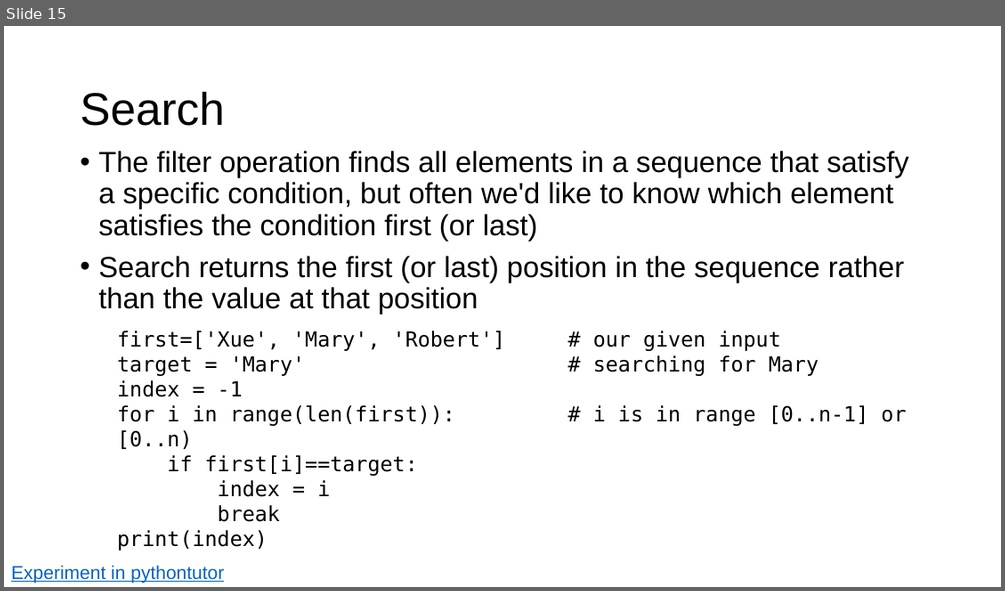
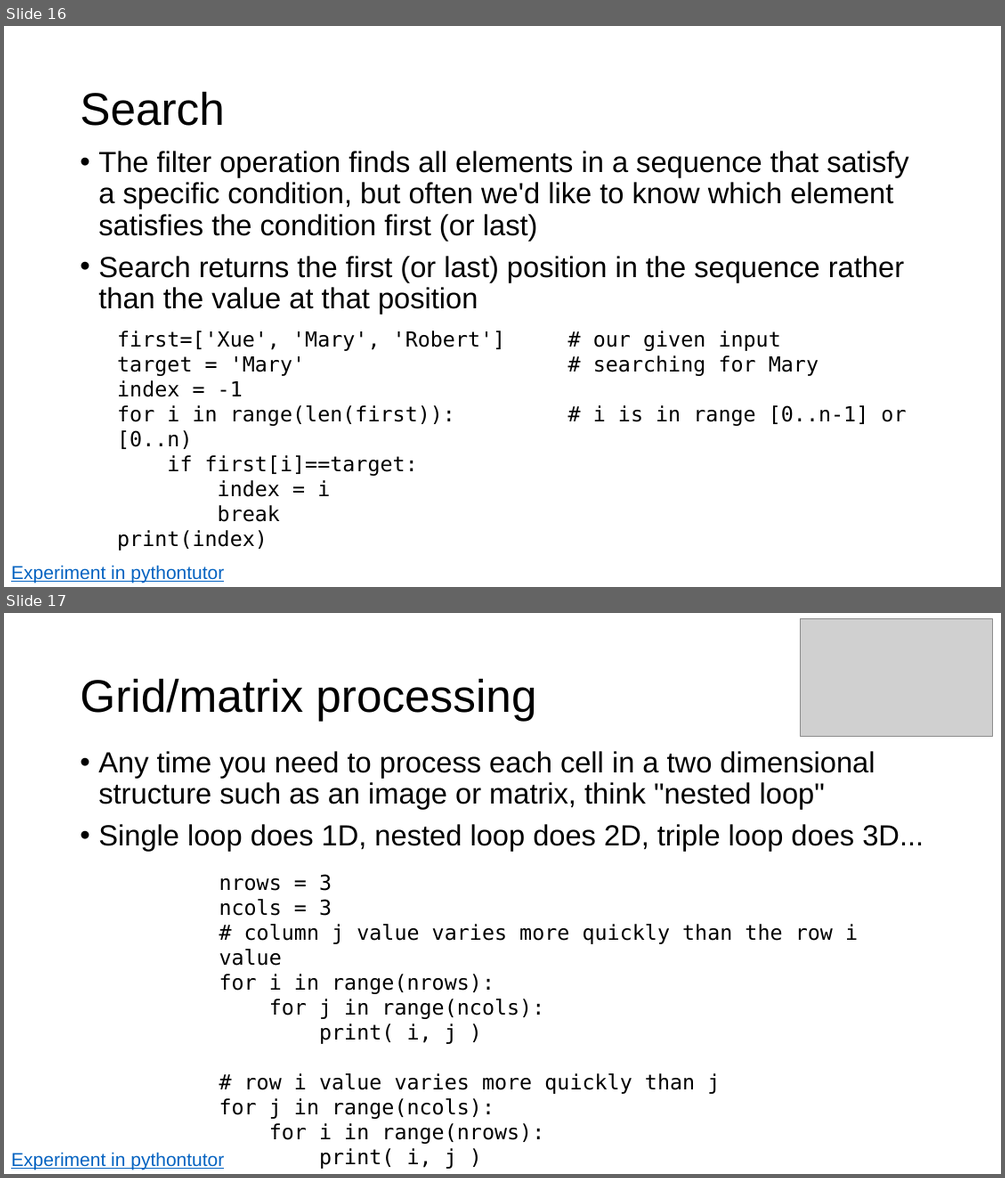
Before and after one commit to parrt/msds501, a slide deck: slides/programming-patterns.pptx. Shown one above the other, each under a label of ours: slide 15 before the commit, slides 16 and 17 after it. The pictures are 1005x591 and 1005x1178 pixels, drawn with LibreOffice and Linux fonts; fonts in the diff are those of the drawing; grey boxes stand for pictures; background and template pictures are left out. Boxes give left, top, right and bottom in pixels: in the first picture for what was removed or moved away, otherwise in the second. Text is boxed around its words. In the diff, an @@ line names an element or a change of style, - is before the commit and + after.

```diff
--- a/slides/programming-patterns.pptx
+++ b/slides/programming-patterns.pptx
@@ slide 17 added at [4, 613, 1001, 1174], background #FFFFFF @@
@@ picture added at [801, 619, 993, 737] @@
@@ title added at [80, 678, 536, 721], 44 pt, text #000000 @@
+Grid/matrix processing
@@ text added at [98, 751, 923, 851], 28 pt, text #000000 @@
+• Any time you need to process each cell in a two dimensional structure such as an image or matrix, think "nested loop"
+• Single loop does 1D, nested loop does 2D, triple loop does 3D...
@@ text added at [219, 874, 858, 1143], 20 pt, text #000000 @@
+nrows = 3
+ncols = 3
+# column j value varies more quickly than the row i value
+for i in range(nrows):
+for j in range(ncols):
+print( i, j )
+# row i value varies more quickly than j
+for j in range(ncols):
+for i in range(nrows):
+print( i, j )
@@ text added at [11, 1151, 224, 1170], 18 pt, text #0563C1, underline @@
+Experiment in pythontutor
@@ what was slide 15 is now slide 16 @@
```
Also in this commit, not shown: 4 slides changed, 12 other slides added, 3 other files.
